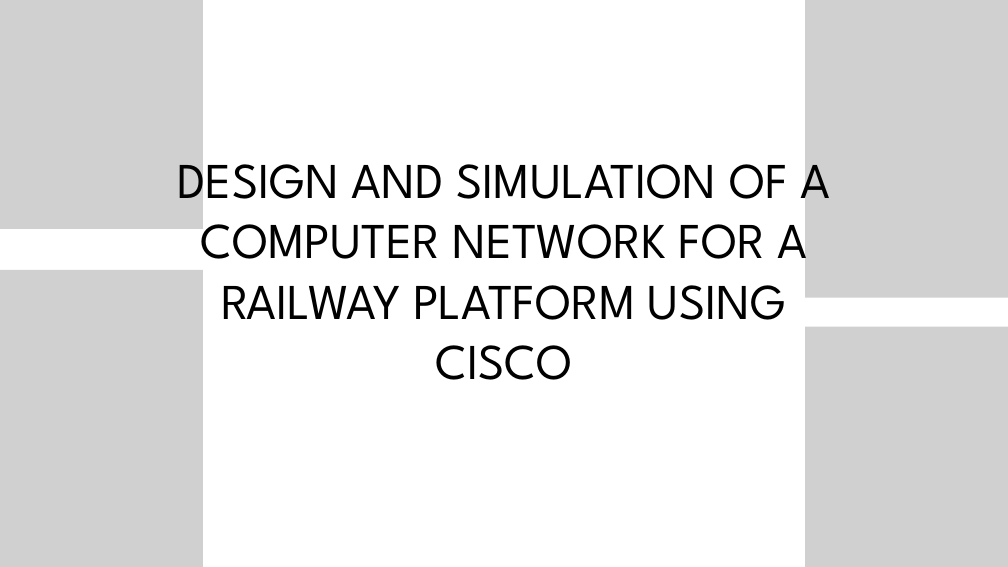
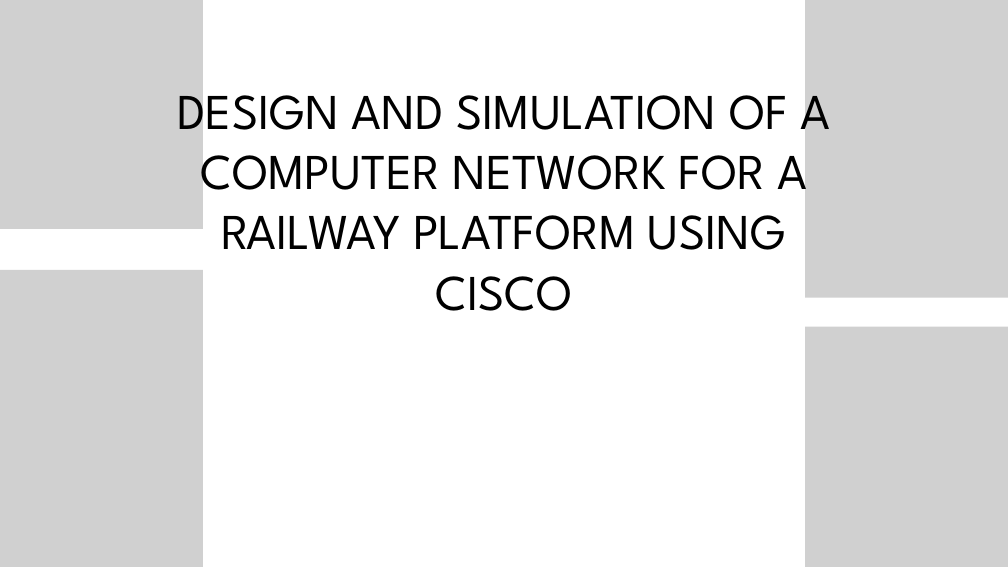
Before and after one commit to Nazisra/Lab_chor_OOP, a slide deck: slide 1 of Computer_network final[1].pptx. Drawn at 1008x567 pixels with LibreOffice and Linux fonts; fonts in the diff are those of the drawing; grey boxes stand for pictures. Boxes give left, top, right and bottom in pixels: in the first picture for what was removed or moved away, otherwise in the second. Text is boxed around its words. In the diff, an @@ line names an element or a change of style, - is before the commit and + after.

```diff
--- a/Computer_network final[1].pptx
+++ b/Computer_network final[1].pptx
@@ text "DESIGN AND SIMULATION OF A ...": place and size @@
-text "DESIGN AND SIMULATION OF A ..." at (177, 148, 830, 380)
+text "DESIGN AND SIMULATION OF A ..." at (177, 79, 830, 311)
```
Also in this commit, not shown: 1 other slide changed.
